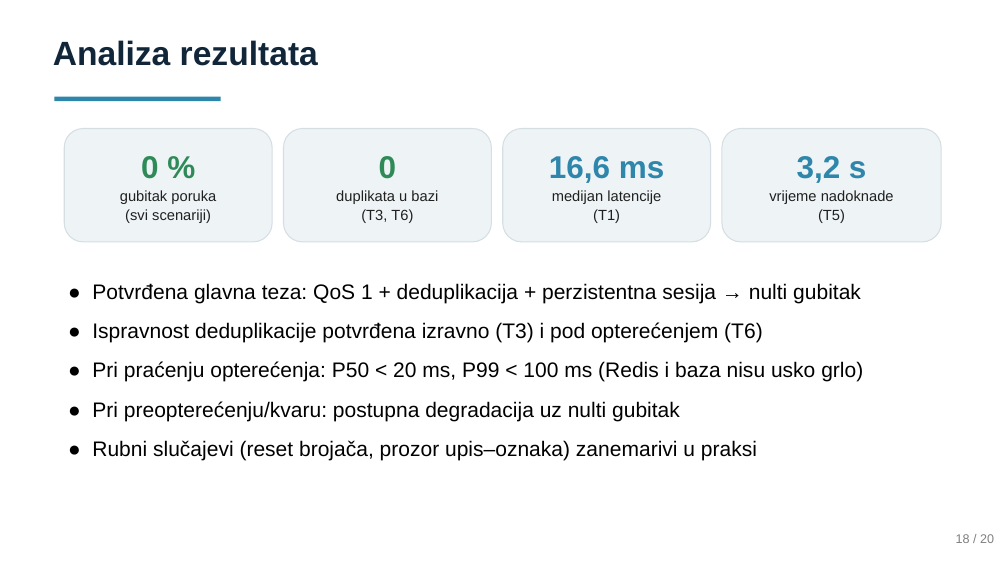
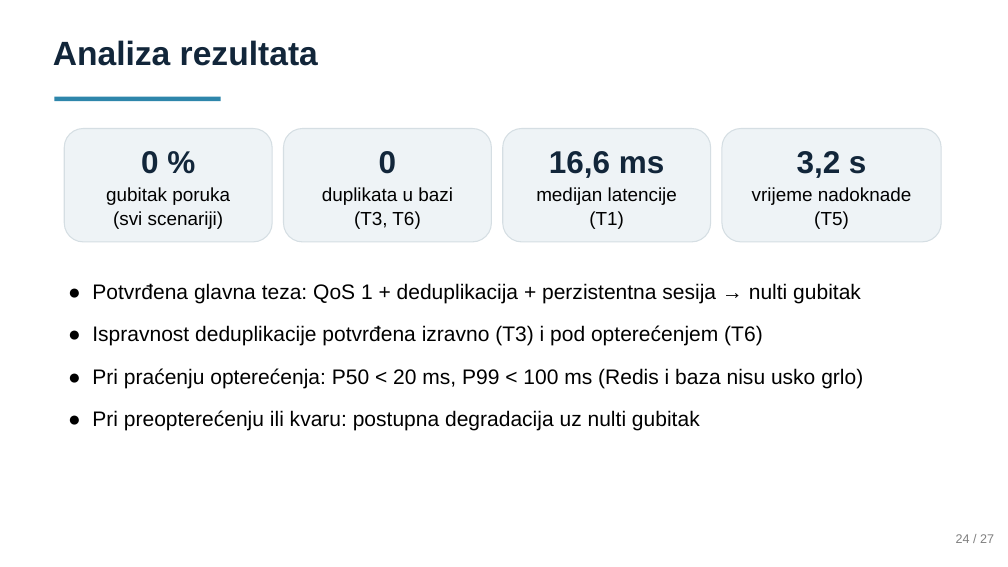
Before and after one commit to LukaIvekovic/iot-telemtry-processing, a slide deck: slide 23 of Prezentacija.pptx (slide 18 before the commit). Drawn at 1008x567 pixels with LibreOffice and Linux fonts; fonts in the diff are those of the drawing. Boxes give left, top, right and bottom in pixels: in the first picture for what was removed or moved away, otherwise in the second. Text is boxed around its words. In the diff, an @@ line names an element or a change of style, - is before the commit and + after.

```diff
--- a/Prezentacija.pptx
+++ b/Prezentacija.pptx
@@ rounded rectangle "0 %" at [64, 129, 272, 242]: text colour #2E8B57 to #12263A in "0 %"; size 14 to 18 pt, text colour #202020 to #000000; more space between paragraphs; line spacing 1 to 1.02 @@
@@ rounded rectangle "0" at [284, 129, 492, 242]: text colour #2E8B57 to #12263A in "0"; size 14 to 18 pt, text colour #202020 to #000000; more space between paragraphs; line spacing 1 to 1.02 @@
@@ rounded rectangle "16,6 ms" at [503, 129, 711, 242]: text colour #2E86AB to #12263A in "16,6 ms"; size 14 to 18 pt, text colour #202020 to #000000 in "medijan latencije (T1)"; more space between paragraphs; line spacing 1 to 1.02 @@
@@ rounded rectangle "3,2 s" at [722, 129, 941, 242]: text colour #2E86AB to #12263A in "3,2 s"; size 14 to 18 pt, text colour #202020 to #000000 in "vrijeme nadoknade (T5)"; more space between paragraphs; line spacing 1 to 1.02 @@
@@ text at [92, 283, 863, 388]: more space between paragraphs @@
@@ text at [92, 410, 700, 431]: text changed @@
-● Pri preopterećenju/kvaru: postupna degradacija uz nulti gubitak
-● Rubni slučajevi (reset brojača, prozor upis–oznaka) zanemarivi u praksi
+● Pri preopterećenju ili kvaru: postupna degradacija uz nulti gubitak
@@ text at [956, 534, 994, 543]: text changed @@
-18 / 20
+24 / 27
```
Also in this commit, not shown: 15 other slides changed, 8 slides added, 3 slides removed.
